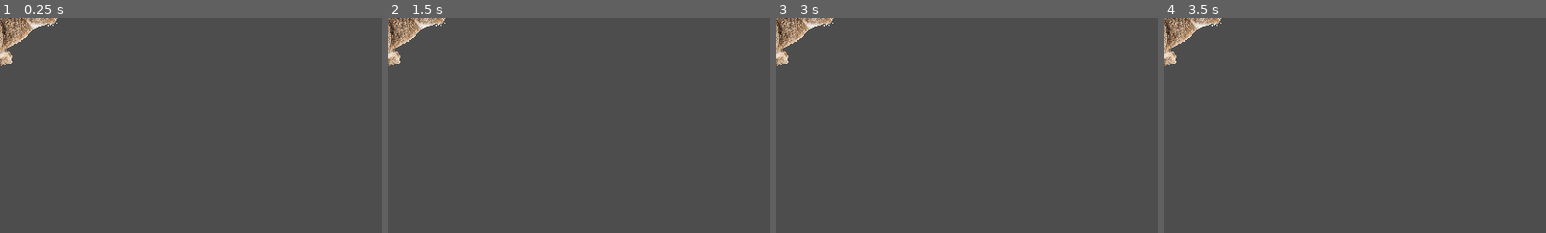
Above: before the commit, frames 1-4 (left to right).
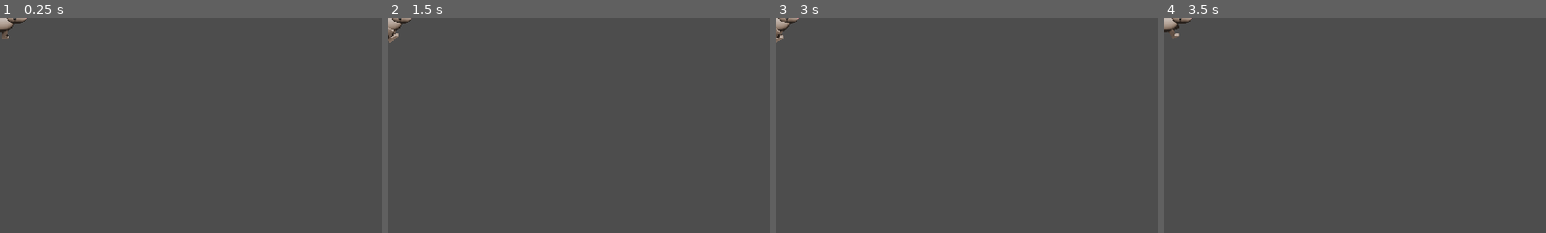
Above: after the commit, the same moments.

Repository: chip003/GDC-Lovefest
Game: Godot game, scene res://Scenes/Enemy/EnemyRabbit.tscn
Two runs of this game, one before a commit and one after it. Both use one fixed random seed, a clock stepped at 60 frames per second and the inputs below. This scene is started directly instead of the project's main scene.
Inputs (mouse positions are % of the whole screen's width and height, from its top left):
- Up to frame 1 (0.25 s): no input
- Up to frame 2 (1.5 s): tap Enter at 0.5 s; move the mouse to (72, 45) at 0.52 s; hold D (right) 0.53-1.28 s; click (72, 45) at 0.6 s; tap Space at 1.25 s; move the mouse to (30, 55) at 1.27 s; hold S (down) from 1.28 s (still down); right-click (30, 55) at 1.35 s
- Up to frame 3 (3 s): tap Enter at 2 s; move the mouse to (60, 28) at 2.02 s; release S (down) at 2.03 s; hold D (right) 2.03-2.78 s; tap Mouse wheel up (scrollin) at 2.1 s; tap Space at 2.75 s; move the mouse to (45, 70) at 2.77 s; hold W (up) from 2.78 s (still down); tap Mouse wheel down (scrollout) at 2.85 s
- Up to frame 4 (3.5 s): keep holding W (up)
The pictures show only the part of the screen within x 0-50%, y 0-50%; the shares and areas given below are measured in that part.

The runs differ from the first frame. In frame 1, 1.3% of the frame differs, in the area x 0-15%, y 0-23%; in frame 2, 1.3%; in frame 3, 1.3%; in frame 4, 1.3%.
Error in both runs: Invalid access to property or key 'limitMin' on a base object of type 'null instance'. (res://Scenes/Enemy/Enemy.gd:27)

Commit message:
Create rabbit sprites, fixed enemy pathfinding issues

Diff:
--- a/Scenes/Enemy/Enemy.gd
+++ b/Scenes/Enemy/Enemy.gd
@@ -35,9 +35,10 @@
 
 	# Find the closest plant to target
 	for i in targets:
-		if global_position.distance_to(i.global_position) < dist:
-			dist = global_position.distance_to(i.global_position)
-			targetPlant = i
+		if i.placed:
+			if global_position.distance_to(i.global_position) < dist:
+				dist = global_position.distance_to(i.global_position)
+				targetPlant = i
 
 	#there is at least one plant to target
 	if targetPlant:
@@ -91,21 +92,17 @@
 				if current_target_search_time <= 0:
 					current_target_search_time = target_search_time
 					target_position = get_new_target_position()
-
-					print(target_position)
-
-					print("set new target")
 				else:
 					current_target_search_time -= (1/target_search_time)*delta
 	else:
-		velocity = direction*speed
+		if global_position.distance_to(target_position) > 0.1:
+			velocity = direction*speed
+		else:
+			velocity = Vector2(0,0)
+			if current_target_search_time <= 0:
+				current_target_search_time = target_search_time
+				target_position = get_new_target_position()
+			else:
+				current_target_search_time -= (1/target_search_time)*delta
 
 	move_and_slide()
-
-
-func in_collision_with_plant():
-	for i in get_slide_collision_count():
-		var collider = get_slide_collision(i).get_collider()
-		if collider.is_in_group("Plant"):
-			return collider.get_collider()
-	return null
--- a/Scenes/Enemy/EnemyRabbit.tscn
+++ b/Scenes/Enemy/EnemyRabbit.tscn
@@ -1,63 +1,754 @@
-[gd_scene load_steps=5 format=3 uid="uid://dqmws6vsy7ydv"]
+[gd_scene load_steps=109 format=3 uid="uid://dqmws6vsy7ydv"]
 
 [ext_resource type="PackedScene" uid="uid://1eqvxqoyh67y" path="res://Scenes/Enemy/Enemy.tscn" id="1_qmf61"]
-[ext_resource type="Texture2D" uid="uid://bth4mj3flps6b" path="res://Scenes/Enemy/rabbit.png" id="2_fpmi3"]
+[ext_resource type="Texture2D" uid="uid://dfjergi2hvcvm" path="res://Sprites/rabbit_bottomright.png" id="3_x44xg"]
+[ext_resource type="Texture2D" uid="uid://dilbpuvoihvw" path="res://Sprites/rabbit_down.png" id="4_6c4dy"]
+[ext_resource type="Texture2D" uid="uid://c10gnfydaqaq6" path="res://Sprites/rabbit_right.png" id="5_5smai"]
+[ext_resource type="Texture2D" uid="uid://bmtarmsqdp8qb" path="res://Sprites/rabbit_topright.png" id="6_xg3wt"]
+[ext_resource type="Texture2D" uid="uid://b1r5nfjflglvn" path="res://Sprites/rabbit_up.png" id="7_podko"]
+
+[sub_resource type="AtlasTexture" id="AtlasTexture_ot4jo"]
+atlas = ExtResource("3_x44xg")
+region = Rect2(0, 0, 98, 98)
+
+[sub_resource type="AtlasTexture" id="AtlasTexture_cyag1"]
+atlas = ExtResource("3_x44xg")
+region = Rect2(98, 0, 98, 98)
+
+[sub_resource type="AtlasTexture" id="AtlasTexture_u3rg3"]
+atlas = ExtResource("3_x44xg")
+region = Rect2(196, 0, 98, 98)
+
+[sub_resource type="AtlasTexture" id="AtlasTexture_vqm5s"]
+atlas = ExtResource("3_x44xg")
+region = Rect2(294, 0, 98, 98)
+
+[sub_resource type="AtlasTexture" id="AtlasTexture_4ovti"]
+atlas = ExtResource("3_x44xg")
+region = Rect2(392, 0, 98, 98)
+
+[sub_resource type="AtlasTexture" id="AtlasTexture_dyixj"]
+atlas = ExtResource("3_x44xg")
+region = Rect2(490, 0, 98, 98)
+
+[sub_resource type="AtlasTexture" id="AtlasTexture_syrab"]
+atlas = ExtResource("3_x44xg")
+region = Rect2(588, 0, 98, 98)
+
+[sub_resource type="AtlasTexture" id="AtlasTexture_ea2bc"]
+atlas = ExtResource("3_x44xg")
+region = Rect2(686, 0, 98, 98)
+
+[sub_resource type="AtlasTexture" id="AtlasTexture_j6fpv"]
+atlas = ExtResource("3_x44xg")
+region = Rect2(784, 0, 98, 98)
+
+[sub_resource type="AtlasTexture" id="AtlasTexture_5enl5"]
+atlas = ExtResource("3_x44xg")
+region = Rect2(882, 0, 98, 98)
+
+[sub_resource type="AtlasTexture" id="AtlasTexture_8gdw8"]
+atlas = ExtResource("3_x44xg")
+region = Rect2(980, 0, 98, 98)
+
+[sub_resource type="AtlasTexture" id="AtlasTexture_bgw27"]
+atlas = ExtResource("3_x44xg")
+region = Rect2(1078, 0, 98, 98)
+
+[sub_resource type="AtlasTexture" id="AtlasTexture_s10jb"]
+atlas = ExtResource("3_x44xg")
+region = Rect2(1176, 0, 98, 98)
+
+[sub_resource type="AtlasTexture" id="AtlasTexture_cj0qa"]
+atlas = ExtResource("3_x44xg")
+region = Rect2(1274, 0, 98, 98)
+
+[sub_resource type="AtlasTexture" id="AtlasTexture_0ln6n"]
+atlas = ExtResource("3_x44xg")
+region = Rect2(1372, 0, 98, 98)
+
+[sub_resource type="AtlasTexture" id="AtlasTexture_apy4g"]
+atlas = ExtResource("3_x44xg")
+region = Rect2(1470, 0, 98, 98)
+
+[sub_resource type="AtlasTexture" id="AtlasTexture_smy5b"]
+atlas = ExtResource("3_x44xg")
+region = Rect2(1568, 0, 98, 98)
+
+[sub_resource type="AtlasTexture" id="AtlasTexture_8hidp"]
+atlas = ExtResource("3_x44xg")
+region = Rect2(1666, 0, 98, 98)
+
+[sub_resource type="AtlasTexture" id="AtlasTexture_anmlu"]
+atlas = ExtResource("3_x44xg")
+region = Rect2(1764, 0, 98, 98)
+
+[sub_resource type="AtlasTexture" id="AtlasTexture_n56gm"]
+atlas = ExtResource("3_x44xg")
+region = Rect2(1862, 0, 98, 98)
+
+[sub_resource type="AtlasTexture" id="AtlasTexture_im6ln"]
+atlas = ExtResource("4_6c4dy")
+region = Rect2(0, 0, 98, 98)
+
+[sub_resource type="AtlasTexture" id="AtlasTexture_7jq5o"]
+atlas = ExtResource("4_6c4dy")
+region = Rect2(98, 0, 98, 98)
+
+[sub_resource type="AtlasTexture" id="AtlasTexture_gp6eu"]
+atlas = ExtResource("4_6c4dy")
+region = Rect2(196, 0, 98, 98)
+
+[sub_resource type="AtlasTexture" id="AtlasTexture_p301q"]
+atlas = ExtResource("4_6c4dy")
+region = Rect2(294, 0, 98, 98)
+
+[sub_resource type="AtlasTexture" id="AtlasTexture_06oid"]
+atlas = ExtResource("4_6c4dy")
+region = Rect2(392, 0, 98, 98)
+
+[sub_resource type="AtlasTexture" id="AtlasTexture_0vwt2"]
+atlas = ExtResource("4_6c4dy")
+region = Rect2(490, 0, 98, 98)
+
+[sub_resource type="AtlasTexture" id="AtlasTexture_6qpkn"]
+atlas = ExtResource("4_6c4dy")
+region = Rect2(588, 0, 98, 98)
+
+[sub_resource type="AtlasTexture" id="AtlasTexture_7jwq0"]
+atlas = ExtResource("4_6c4dy")
+region = Rect2(686, 0, 98, 98)
+
+[sub_resource type="AtlasTexture" id="AtlasTexture_w8dnc"]
+atlas = ExtResource("4_6c4dy")
+region = Rect2(784, 0, 98, 98)
+
+[sub_resource type="AtlasTexture" id="AtlasTexture_p6621"]
+atlas = ExtResource("4_6c4dy")
+region = Rect2(882, 0, 98, 98)
+
+[sub_resource type="AtlasTexture" id="AtlasTexture_q3x2j"]
+atlas = ExtResource("4_6c4dy")
+region = Rect2(980, 0, 98, 98)
+
+[sub_resource type="AtlasTexture" id="AtlasTexture_hknyi"]
+atlas = ExtResource("4_6c4dy")
+region = Rect2(1078, 0, 98, 98)
+
+[sub_resource type="AtlasTexture" id="AtlasTexture_wnc5f"]
+atlas = ExtResource("4_6c4dy")
+region = Rect2(1176, 0, 98, 98)
+
+[sub_resource type="AtlasTexture" id="AtlasTexture_gbc08"]
+atlas = ExtResource("4_6c4dy")
+region = Rect2(1274, 0, 98, 98)
+
+[sub_resource type="AtlasTexture" id="AtlasTexture_b518c"]
+atlas = ExtResource("4_6c4dy")
+region = Rect2(1372, 0, 98, 98)
+
+[sub_resource type="AtlasTexture" id="AtlasTexture_in4vk"]
+atlas = ExtResource("4_6c4dy")
+region = Rect2(1470, 0, 98, 98)
+
+[sub_resource type="AtlasTexture" id="AtlasTexture_gy826"]
+atlas = ExtResource("4_6c4dy")
+region = Rect2(1568, 0, 98, 98)
+
+[sub_resource type="AtlasTexture" id="AtlasTexture_n2skt"]
+atlas = ExtResource("4_6c4dy")
+region = Rect2(1666, 0, 98, 98)
+
+[sub_resource type="AtlasTexture" id="AtlasTexture_sk6f5"]
+atlas = ExtResource("4_6c4dy")
+region = Rect2(1764, 0, 98, 98)
+
+[sub_resource type="AtlasTexture" id="AtlasTexture_p7q7u"]
+atlas = ExtResource("4_6c4dy")
+region = Rect2(1862, 0, 98, 98)
+
+[sub_resource type="AtlasTexture" id="AtlasTexture_yux4l"]
+atlas = ExtResource("5_5smai")
+region = Rect2(0, 0, 98, 98)
+
+[sub_resource type="AtlasTexture" id="AtlasTexture_xv0bw"]
+atlas = ExtResource("5_5smai")
+region = Rect2(98, 0, 98, 98)
+
+[sub_resource type="AtlasTexture" id="AtlasTexture_216wq"]
+atlas = ExtResource("5_5smai")
+region = Rect2(196, 0, 98, 98)
+
+[sub_resource type="AtlasTexture" id="AtlasTexture_x2ev3"]
+atlas = ExtResource("5_5smai")
+region = Rect2(294, 0, 98, 98)
+
+[sub_resource type="AtlasTexture" id="AtlasTexture_q2dtr"]
+atlas = ExtResource("5_5smai")
+region = Rect2(392, 0, 98, 98)
+
+[sub_resource type="AtlasTexture" id="AtlasTexture_j4khg"]
+atlas = ExtResource("5_5smai")
+region = Rect2(490, 0, 98, 98)
+
+[sub_resource type="AtlasTexture" id="AtlasTexture_mrg3x"]
+atlas = ExtResource("5_5smai")
+region = Rect2(588, 0, 98, 98)
+
+[sub_resource type="AtlasTexture" id="AtlasTexture_jftvg"]
+atlas = ExtResource("5_5smai")
+region = Rect2(686, 0, 98, 98)
+
+[sub_resource type="AtlasTexture" id="AtlasTexture_340bk"]
+atlas = ExtResource("5_5smai")
+region = Rect2(784, 0, 98, 98)
+
+[sub_resource type="AtlasTexture" id="AtlasTexture_j6x8t"]
+atlas = ExtResource("5_5smai")
+region = Rect2(882, 0, 98, 98)
+
+[sub_resource type="AtlasTexture" id="AtlasTexture_vfq5q"]
+atlas = ExtResource("5_5smai")
+region = Rect2(980, 0, 98, 98)
+
+[sub_resource type="AtlasTexture" id="AtlasTexture_7cf8x"]
+atlas = ExtResource("5_5smai")
+region = Rect2(1078, 0, 98, 98)
+
+[sub_resource type="AtlasTexture" id="AtlasTexture_ju781"]
+atlas = ExtResource("5_5smai")
+region = Rect2(1176, 0, 98, 98)
+
+[sub_resource type="AtlasTexture" id="AtlasTexture_rx22x"]
+atlas = ExtResource("5_5smai")
+region = Rect2(1274, 0, 98, 98)
+
+[sub_resource type="AtlasTexture" id="AtlasTexture_jfnpx"]
+atlas = ExtResource("5_5smai")
+region = Rect2(1372, 0, 98, 98)
+
+[sub_resource type="AtlasTexture" id="AtlasTexture_xvbft"]
+atlas = ExtResource("5_5smai")
+region = Rect2(1470, 0, 98, 98)
+
+[sub_resource type="AtlasTexture" id="AtlasTexture_cwem3"]
+atlas = ExtResource("5_5smai")
+region = Rect2(1568, 0, 98, 98)
+
+[sub_resource type="AtlasTexture" id="AtlasTexture_20qis"]
+atlas = ExtResource("5_5smai")
+region = Rect2(1666, 0, 98, 98)
+
+[sub_resource type="AtlasTexture" id="AtlasTexture_rysqx"]
+atlas = ExtResource("5_5smai")
+region = Rect2(1764, 0, 98, 98)
+
+[sub_resource type="AtlasTexture" id="AtlasTexture_n7q8t"]
+atlas = ExtResource("5_5smai")
+region = Rect2(1862, 0, 98, 98)
+
+[sub_resource type="AtlasTexture" id="AtlasTexture_7humo"]
+atlas = ExtResource("6_xg3wt")
+region = Rect2(0, 0, 98, 98)
+
+[sub_resource type="AtlasTexture" id="AtlasTexture_tthdc"]
+atlas = ExtResource("6_xg3wt")
+region = Rect2(98, 0, 98, 98)
+
+[sub_resource type="AtlasTexture" id="AtlasTexture_oya1t"]
+atlas = ExtResource("6_xg3wt")
+region = Rect2(196, 0, 98, 98)
+
+[sub_resource type="AtlasTexture" id="AtlasTexture_ql5fn"]
+atlas = ExtResource("6_xg3wt")
+region = Rect2(294, 0, 98, 98)
+
+[sub_resource type="AtlasTexture" id="AtlasTexture_vimgb"]
+atlas = ExtResource("6_xg3wt")
+region = Rect2(392, 0, 98, 98)
+
+[sub_resource type="AtlasTexture" id="AtlasTexture_1j4un"]
+atlas = ExtResource("6_xg3wt")
+region = Rect2(490, 0, 98, 98)
+
+[sub_resource type="AtlasTexture" id="AtlasTexture_mkl7s"]
+atlas = ExtResource("6_xg3wt")
+region = Rect2(588, 0, 98, 98)
+
+[sub_resource type="AtlasTexture" id="AtlasTexture_7qrdc"]
+atlas = ExtResource("6_xg3wt")
+region = Rect2(686, 0, 98, 98)
+
+[sub_resource type="AtlasTexture" id="AtlasTexture_hnhsp"]
+atlas = ExtResource("6_xg3wt")
+region = Rect2(784, 0, 98, 98)
+
+[sub_resource type="AtlasTexture" id="AtlasTexture_n56j4"]
+atlas = ExtResource("6_xg3wt")
+region = Rect2(882, 0, 98, 98)
+
+[sub_resource type="AtlasTexture" id="AtlasTexture_quj44"]
+atlas = ExtResource("6_xg3wt")
+region = Rect2(980, 0, 98, 98)
+
+[sub_resource type="AtlasTexture" id="AtlasTexture_45cv0"]
+atlas = ExtResource("6_xg3wt")
+region = Rect2(1078, 0, 98, 98)
+
+[sub_resource type="AtlasTexture" id="AtlasTexture_w5ipc"]
+atlas = ExtResource("6_xg3wt")
+region = Rect2(1176, 0, 98, 98)
+
+[sub_resource type="AtlasTexture" id="AtlasTexture_whyuc"]
+atlas = ExtResource("6_xg3wt")
+region = Rect2(1274, 0, 98, 98)
+
+[sub_resource type="AtlasTexture" id="AtlasTexture_qbbpg"]
+atlas = ExtResource("6_xg3wt")
+region = Rect2(1372, 0, 98, 98)
+
+[sub_resource type="AtlasTexture" id="AtlasTexture_mmww8"]
+atlas = ExtResource("6_xg3wt")
+region = Rect2(1470, 0, 98, 98)
+
+[sub_resource type="AtlasTexture" id="AtlasTexture_3akg1"]
+atlas = ExtResource("6_xg3wt")
+region = Rect2(1568, 0, 98, 98)
+
+[sub_resource type="AtlasTexture" id="AtlasTexture_bypfd"]
+atlas = ExtResource("6_xg3wt")
+region = Rect2(1666, 0, 98, 98)
+
+[sub_resource type="AtlasTexture" id="AtlasTexture_4ky7x"]
+atlas = ExtResource("6_xg3wt")
+region = Rect2(1764, 0, 98, 98)
+
+[sub_resource type="AtlasTexture" id="AtlasTexture_2do61"]
+atlas = ExtResource("6_xg3wt")
+region = Rect2(1862, 0, 98, 98)
+
+[sub_resource type="AtlasTexture" id="AtlasTexture_ttf0p"]
+atlas = ExtResource("7_podko")
+region = Rect2(0, 0, 98, 98)
+
+[sub_resource type="AtlasTexture" id="AtlasTexture_a1lxr"]
+atlas = ExtResource("7_podko")
+region = Rect2(98, 0, 98, 98)
+
+[sub_resource type="AtlasTexture" id="AtlasTexture_y2luf"]
+atlas = ExtResource("7_podko")
+region = Rect2(196, 0, 98, 98)
+
+[sub_resource type="AtlasTexture" id="AtlasTexture_nhpq0"]
+atlas = ExtResource("7_podko")
+region = Rect2(294, 0, 98, 98)
+
+[sub_resource type="AtlasTexture" id="AtlasTexture_knv2v"]
+atlas = ExtResource("7_podko")
+region = Rect2(392, 0, 98, 98)
+
+[sub_resource type="AtlasTexture" id="AtlasTexture_1rqk0"]
+atlas = ExtResource("7_podko")
+region = Rect2(490, 0, 98, 98)
+
+[sub_resource type="AtlasTexture" id="AtlasTexture_yo5gk"]
+atlas = ExtResource("7_podko")
+region = Rect2(588, 0, 98, 98)
+
+[sub_resource type="AtlasTexture" id="AtlasTexture_cvdlo"]
+atlas = ExtResource("7_podko")
+region = Rect2(686, 0, 98, 98)
+
+[sub_resource type="AtlasTexture" id="AtlasTexture_ei586"]
+atlas = ExtResource("7_podko")
+region = Rect2(784, 0, 98, 98)
+
+[sub_resource type="AtlasTexture" id="AtlasTexture_axmgr"]
+atlas = ExtResource("7_podko")
+region = Rect2(882, 0, 98, 98)
+
+[sub_resource type="AtlasTexture" id="AtlasTexture_mc7g5"]
+atlas = ExtResource("7_podko")
+region = Rect2(980, 0, 98, 98)
+
+[sub_resource type="AtlasTexture" id="AtlasTexture_too7a"]
+atlas = ExtResource("7_podko")
+region = Rect2(1078, 0, 98, 98)
+
+[sub_resource type="AtlasTexture" id="AtlasTexture_0oe3v"]
+atlas = ExtResource("7_podko")
+region = Rect2(1176, 0, 98, 98)
+
+[sub_resource type="AtlasTexture" id="AtlasTexture_fikv1"]
+atlas = ExtResource("7_podko")
+region = Rect2(1274, 0, 98, 98)
+
+[sub_resource type="AtlasTexture" id="AtlasTexture_wiled"]
+atlas = ExtResource("7_podko")
+region = Rect2(1372, 0, 98, 98)
+
+[sub_resource type="AtlasTexture" id="AtlasTexture_hw741"]
+atlas = ExtResource("7_podko")
+region = Rect2(1470, 0, 98, 98)
+
+[sub_resource type="AtlasTexture" id="AtlasTexture_tjhho"]
+atlas = ExtResource("7_podko")
+region = Rect2(1568, 0, 98, 98)
+
+[sub_resource type="AtlasTexture" id="AtlasTexture_hrqbh"]
+atlas = ExtResource("7_podko")
+region = Rect2(1666, 0, 98, 98)
+
+[sub_resource type="AtlasTexture" id="AtlasTexture_uwgsj"]
+atlas = ExtResource("7_podko")
+region = Rect2(1764, 0, 98, 98)
+
+[sub_resource type="AtlasTexture" id="AtlasTexture_eh10d"]
+atlas = ExtResource("7_podko")
+region = Rect2(1862, 0, 98, 98)
 
 [sub_resource type="SpriteFrames" id="SpriteFrames_000jy"]
 animations = [{
 "frames": [{
 "duration": 1.0,
-"texture": ExtResource("2_fpmi3")
+"texture": SubResource("AtlasTexture_ot4jo")
+}, {
+"duration": 1.0,
+"texture": SubResource("AtlasTexture_cyag1")
+}, {
+"duration": 1.0,
+"texture": SubResource("AtlasTexture_u3rg3")
+}, {
+"duration": 1.0,
+"texture": SubResource("AtlasTexture_vqm5s")
+}, {
+"duration": 1.0,
+"texture": SubResource("AtlasTexture_4ovti")
+}, {
+"duration": 1.0,
+"texture": SubResource("AtlasTexture_dyixj")
+}, {
+"duration": 1.0,
+"texture": SubResource("AtlasTexture_syrab")
+}, {
+"duration": 1.0,
+"texture": SubResource("AtlasTexture_ea2bc")
+}, {
+"duration": 1.0,
+"texture": SubResource("AtlasTexture_j6fpv")
+}, {
+"duration": 1.0,
+"texture": SubResource("AtlasTexture_5enl5")
+}, {
+"duration": 1.0,
+"texture": SubResource("AtlasTexture_8gdw8")
+}, {
+"duration": 1.0,
+"texture": SubResource("AtlasTexture_bgw27")
+}, {
+"duration": 1.0,
+"texture": SubResource("AtlasTexture_s10jb")
+}, {
+"duration": 1.0,
+"texture": SubResource("AtlasTexture_cj0qa")
+}, {
+"duration": 1.0,
+"texture": SubResource("AtlasTexture_0ln6n")
+}, {
+"duration": 1.0,
+"texture": SubResource("AtlasTexture_apy4g")
+}, {
+"duration": 1.0,
+"texture": SubResource("AtlasTexture_smy5b")
+}, {
+"duration": 1.0,
+"texture": SubResource("AtlasTexture_8hidp")
+}, {
+"duration": 1.0,
+"texture": SubResource("AtlasTexture_anmlu")
+}, {
+"duration": 1.0,
+"texture": SubResource("AtlasTexture_n56gm")
 }],
 "loop": true,
 "name": &"bottomangle",
-"speed": 5.0
+"speed": 24.0
 }, {
 "frames": [{
 "duration": 1.0,
-"texture": ExtResource("2_fpmi3")
+"texture": SubResource("AtlasTexture_im6ln")
+}, {
+"duration": 1.0,
+"texture": SubResource("AtlasTexture_7jq5o")
+}, {
+"duration": 1.0,
+"texture": SubResource("AtlasTexture_gp6eu")
+}, {
+"duration": 1.0,
+"texture": SubResource("AtlasTexture_p301q")
+}, {
+"duration": 1.0,
+"texture": SubResource("AtlasTexture_06oid")
+}, {
+"duration": 1.0,
+"texture": SubResource("AtlasTexture_0vwt2")
+}, {
+"duration": 1.0,
+"texture": SubResource("AtlasTexture_6qpkn")
+}, {
+"duration": 1.0,
+"texture": SubResource("AtlasTexture_7jwq0")
+}, {
+"duration": 1.0,
+"texture": SubResource("AtlasTexture_w8dnc")
+}, {
+"duration": 1.0,
+"texture": SubResource("AtlasTexture_p6621")
+}, {
+"duration": 1.0,
+"texture": SubResource("AtlasTexture_q3x2j")
+}, {
+"duration": 1.0,
+"texture": SubResource("AtlasTexture_hknyi")
+}, {
+"duration": 1.0,
+"texture": SubResource("AtlasTexture_wnc5f")
+}, {
+"duration": 1.0,
+"texture": SubResource("AtlasTexture_gbc08")
+}, {
+"duration": 1.0,
+"texture": SubResource("AtlasTexture_b518c")
+}, {
+"duration": 1.0,
+"texture": SubResource("AtlasTexture_in4vk")
+}, {
+"duration": 1.0,
+"texture": SubResource("AtlasTexture_gy826")
+}, {
+"duration": 1.0,
+"texture": SubResource("AtlasTexture_n2skt")
+}, {
+"duration": 1.0,
+"texture": SubResource("AtlasTexture_sk6f5")
+}, {
+"duration": 1.0,
+"texture": SubResource("AtlasTexture_p7q7u")
 }],
 "loop": true,
 "name": &"down",
-"speed": 5.0
+"speed": 24.0
 }, {
 "frames": [{
 "duration": 1.0,
-"texture": ExtResource("2_fpmi3")
+"texture": SubResource("AtlasTexture_yux4l")
+}, {
+"duration": 1.0,
+"texture": SubResource("AtlasTexture_xv0bw")
+}, {
+"duration": 1.0,
+"texture": SubResource("AtlasTexture_216wq")
+}, {
+"duration": 1.0,
+"texture": SubResource("AtlasTexture_x2ev3")
+}, {
+"duration": 1.0,
+"texture": SubResource("AtlasTexture_q2dtr")
+}, {
+"duration": 1.0,
+"texture": SubResource("AtlasTexture_j4khg")
+}, {
+"duration": 1.0,
+"texture": SubResource("AtlasTexture_mrg3x")
+}, {
+"duration": 1.0,
+"texture": SubResource("AtlasTexture_jftvg")
+}, {
+"duration": 1.0,
+"texture": SubResource("AtlasTexture_340bk")
+}, {
+"duration": 1.0,
+"texture": SubResource("AtlasTexture_j6x8t")
+}, {
+"duration": 1.0,
+"texture": SubResource("AtlasTexture_vfq5q")
+}, {
+"duration": 1.0,
+"texture": SubResource("AtlasTexture_7cf8x")
+}, {
+"duration": 1.0,
+"texture": SubResource("AtlasTexture_ju781")
+}, {
+"duration": 1.0,
+"texture": SubResource("AtlasTexture_rx22x")
+}, {
+"duration": 1.0,
+"texture": SubResource("AtlasTexture_jfnpx")
+}, {
+"duration": 1.0,
+"texture": SubResource("AtlasTexture_xvbft")
+}, {
+"duration": 1.0,
+"texture": SubResource("AtlasTexture_cwem3")
+}, {
+"duration": 1.0,
+"texture": SubResource("AtlasTexture_20qis")
+}, {
+"duration": 1.0,
+"texture": SubResource("AtlasTexture_rysqx")
+}, {
+"duration": 1.0,
+"texture": SubResource("AtlasTexture_n7q8t")
 }],
 "loop": true,
 "name": &"side",
-"speed": 5.0
+"speed": 24.0
 }, {
 "frames": [{
 "duration": 1.0,
-"texture": ExtResource("2_fpmi3")
+"texture": SubResource("AtlasTexture_7humo")
+}, {
+"duration": 1.0,
+"texture": SubResource("AtlasTexture_tthdc")
+}, {
+"duration": 1.0,
+"texture": SubResource("AtlasTexture_oya1t")
+}, {
+"duration": 1.0,
+"texture": SubResource("AtlasTexture_ql5fn")
+}, {
+"duration": 1.0,
+"texture": SubResource("AtlasTexture_vimgb")
+}, {
+"duration": 1.0,
+"texture": SubResource("AtlasTexture_1j4un")
+}, {
+"duration": 1.0,
+"texture": SubResource("AtlasTexture_mkl7s")
+}, {
+"duration": 1.0,
+"texture": SubResource("AtlasTexture_7qrdc")
+}, {
+"duration": 1.0,
+"texture": SubResource("AtlasTexture_hnhsp")
+}, {
+"duration": 1.0,
+"texture": SubResource("AtlasTexture_n56j4")
+}, {
+"duration": 1.0,
+"texture": SubResource("AtlasTexture_quj44")
+}, {
+"duration": 1.0,
+"texture": SubResource("AtlasTexture_45cv0")
+}, {
+"duration": 1.0,
+"texture": SubResource("AtlasTexture_w5ipc")
+}, {
+"duration": 1.0,
+"texture": SubResource("AtlasTexture_whyuc")
+}, {
+"duration": 1.0,
+"texture": SubResource("AtlasTexture_qbbpg")
+}, {
+"duration": 1.0,
+"texture": SubResource("AtlasTexture_mmww8")
+}, {
+"duration": 1.0,
+"texture": SubResource("AtlasTexture_3akg1")
+}, {
+"duration": 1.0,
+"texture": SubResource("AtlasTexture_bypfd")
+}, {
+"duration": 1.0,
+"texture": SubResource("AtlasTexture_4ky7x")
+}, {
+"duration": 1.0,
+"texture": SubResource("AtlasTexture_2do61")
 }],
 "loop": true,
 "name": &"topangle",
-"speed": 5.0
+"speed": 24.0
 }, {
 "frames": [{
 "duration": 1.0,
-"texture": ExtResource("2_fpmi3")
+"texture": SubResource("AtlasTexture_ttf0p")
+}, {
+"duration": 1.0,
+"texture": SubResource("AtlasTexture_a1lxr")
+}, {
+"duration": 1.0,
+"texture": SubResource("AtlasTexture_y2luf")
+}, {
+"duration": 1.0,
+"texture": SubResource("AtlasTexture_nhpq0")
+}, {
+"duration": 1.0,
+"texture": SubResource("AtlasTexture_knv2v")
+}, {
+"duration": 1.0,
+"texture": SubResource("AtlasTexture_1rqk0")
+}, {
+"duration": 1.0,
+"texture": SubResource("AtlasTexture_yo5gk")
+}, {
+"duration": 1.0,
+"texture": SubResource("AtlasTexture_cvdlo")
+}, {
+"duration": 1.0,
+"texture": SubResource("AtlasTexture_ei586")
+}, {
+"duration": 1.0,
+"texture": SubResource("AtlasTexture_axmgr")
+}, {
+"duration": 1.0,
+"texture": SubResource("AtlasTexture_mc7g5")
+}, {
+"duration": 1.0,
+"texture": SubResource("AtlasTexture_too7a")
+}, {
+"duration": 1.0,
+"texture": SubResource("AtlasTexture_0oe3v")
+}, {
+"duration": 1.0,
+"texture": SubResource("AtlasTexture_fikv1")
+}, {
+"duration": 1.0,
+"texture": SubResource("AtlasTexture_wiled")
+}, {
+"duration": 1.0,
+"texture": SubResource("AtlasTexture_hw741")
+}, {
+"duration": 1.0,
+"texture": SubResource("AtlasTexture_tjhho")
+}, {
+"duration": 1.0,
+"texture": SubResource("AtlasTexture_hrqbh")
+}, {
+"duration": 1.0,
+"texture": SubResource("AtlasTexture_uwgsj")
+}, {
+"duration": 1.0,
+"texture": SubResource("AtlasTexture_eh10d")
 }],
 "loop": true,
 "name": &"up",
-"speed": 5.0
+"speed": 24.0
 }]
 
-[sub_resource type="RectangleShape2D" id="RectangleShape2D_crvje"]
-size = Vector2(96, 52)
+[sub_resource type="CircleShape2D" id="CircleShape2D_q42qk"]
+radius = 24.0
 
 [node name="EnemyRabbit" instance=ExtResource("1_qmf61")]
-speed = 75
+collision_layer = 2
+speed = 100
 targetPlants = true
 
 [node name="AnimatedSprite2D" type="AnimatedSprite2D" parent="." index="0"]
-scale = Vector2(0.1, 0.1)
 sprite_frames = SubResource("SpriteFrames_000jy")
-animation = &"up"
+animation = &"side"
+autoplay = "side"
+frame_progress = 0.217623
 
 [node name="CollisionShape2D" type="CollisionShape2D" parent="." index="1"]
 position = Vector2(0, 14)
-shape = SubResource("RectangleShape2D_crvje")
+shape = SubResource("CircleShape2D_q42qk")
Binary file added: Sprites/rabbit_bottomright.png
Not shown, added: Sprites/rabbit_bottomright.png.import
Binary file added: Sprites/rabbit_down.png
Not shown, changed: Sprites/rabbit_down.png.import
Binary file added: Sprites/rabbit_right.png
Not shown, added: Sprites/rabbit_right.png.import
Binary file added: Sprites/rabbit_topright.png
Not shown, added: Sprites/rabbit_topright.png.import
Binary file added: Sprites/rabbit_up.png
Not shown, added: Sprites/rabbit_up.png.import
Binary file removed: Sprites/spritesheet.png
